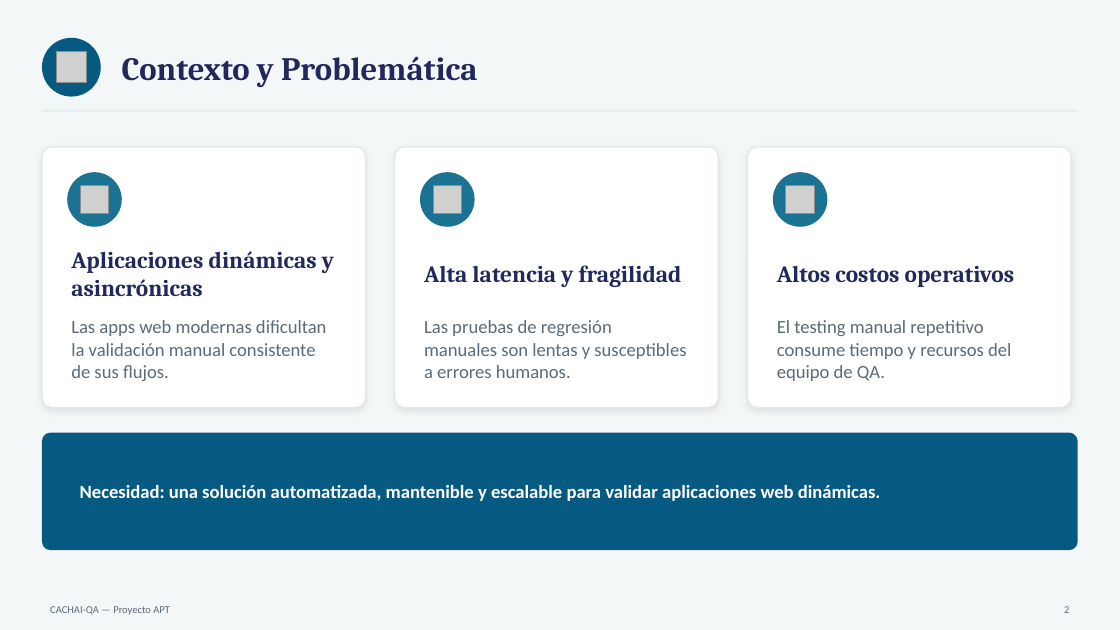
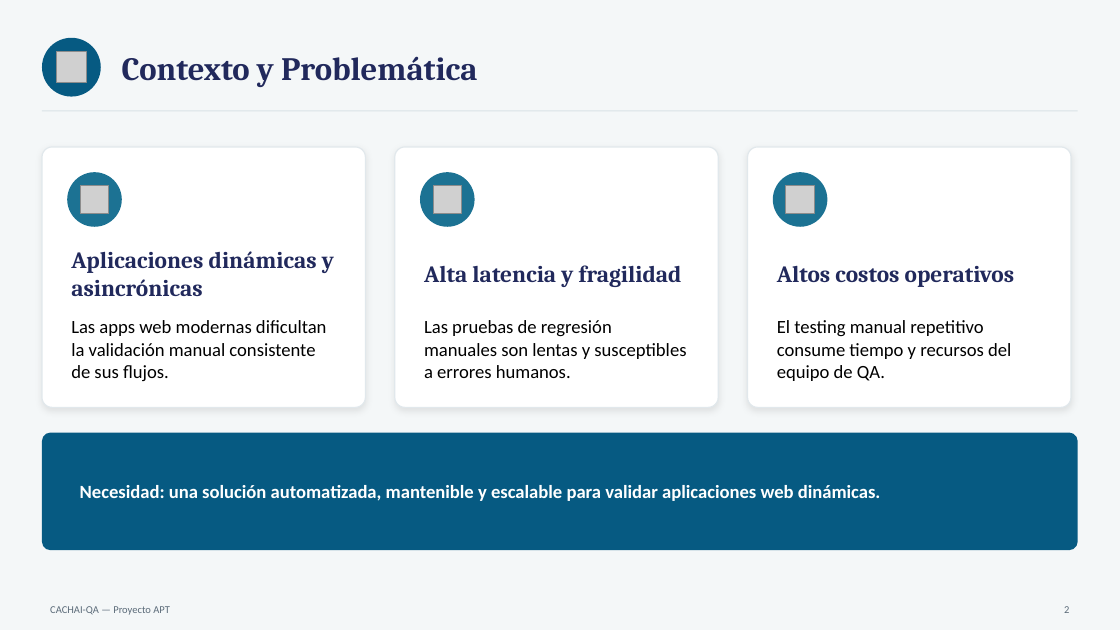
Before and after one commit to JoValdiviaMendoza/CACHAI-QA, a slide deck: slide 2 of Fase 1/Evidencias Grupales/Presentacion Proyecto.pptx. Drawn at 1120x630 pixels with LibreOffice and Linux fonts; fonts in the diff are those of the drawing; grey boxes stand for pictures. Boxes give left, top, right and bottom in pixels: in the first picture for what was removed or moved away, otherwise in the second. Text is boxed around its words. In the diff, an @@ line names an element or a change of style, - is before the commit and + after.

```diff
--- a/Fase 1/Evidencias Grupales/Presentacion Proyecto.pptx
+++ b/Fase 1/Evidencias Grupales/Presentacion Proyecto.pptx
@@ text colour #5B6B79 to #000000 in 3 elements at bbox=[71, 320, 327, 381], bbox=[424, 320, 686, 378], bbox=[777, 320, 1011, 381] @@
```
Also in this commit, not shown: 12 other slides changed.
